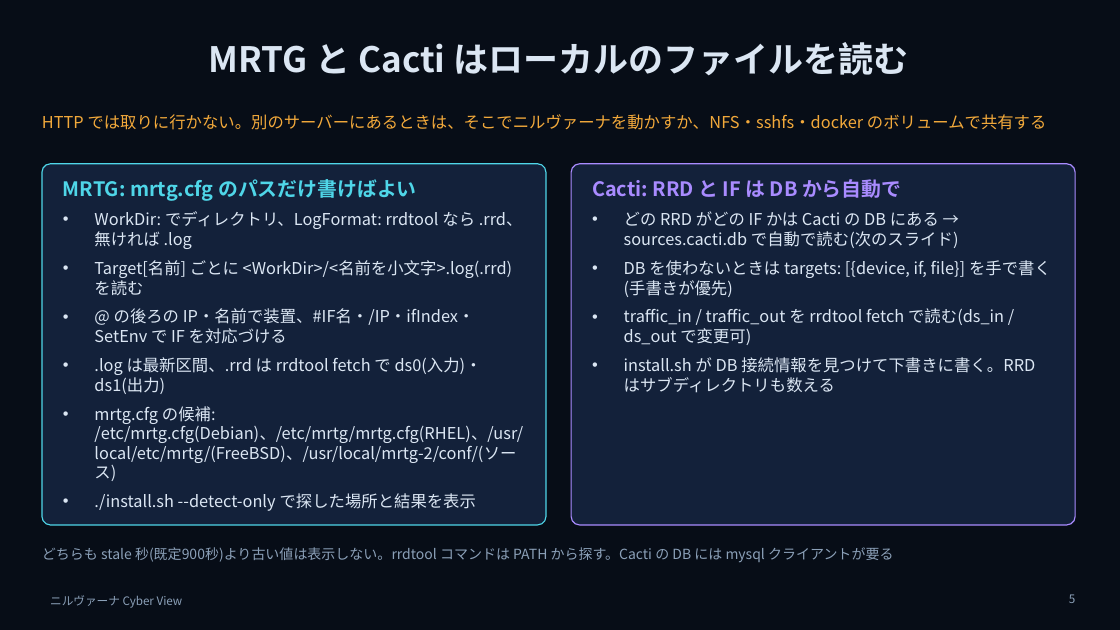
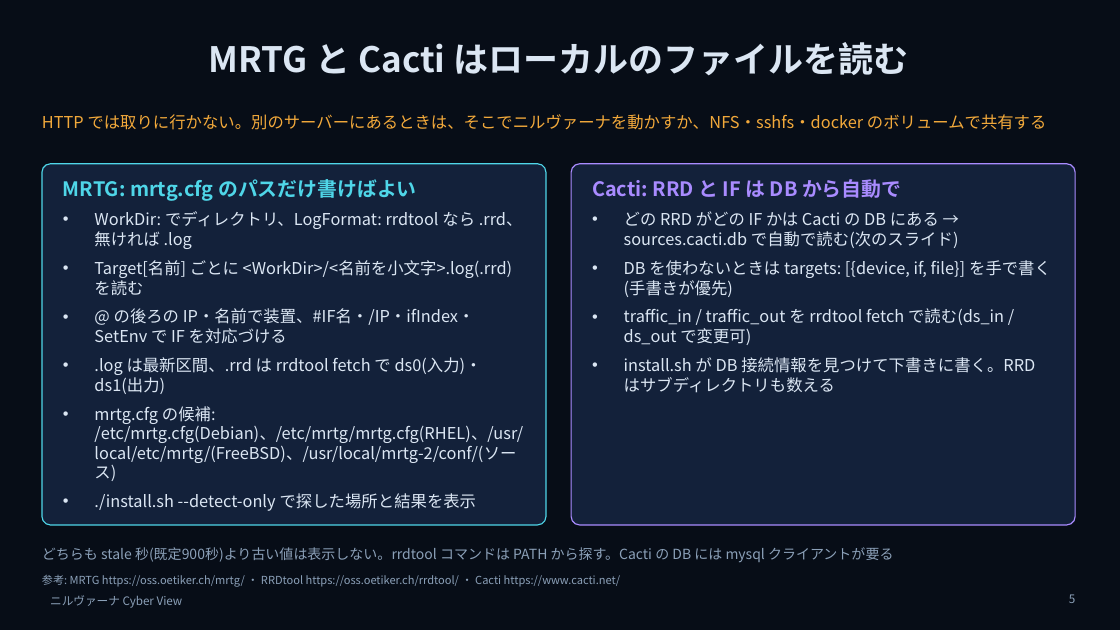
Before and after one commit to w-index-m/network-lab-emulator, a slide deck: slide 5 of docs/nirvana-introduction.pptx. Drawn at 1120x630 pixels with LibreOffice and Linux fonts; fonts in the diff are those of the drawing. Boxes give left, top, right and bottom in pixels: in the first picture for what was removed or moved away, otherwise in the second. Text is boxed around its words. In the diff, an @@ line names an element or a change of style, - is before the commit and + after.

```diff
--- a/docs/nirvana-introduction.pptx
+++ b/docs/nirvana-introduction.pptx
@@ text added at bbox=[42, 575, 621, 587], 9.5 pt, text #8BA0B8 @@
+参考: MRTG https://oss.oetiker.ch/mrtg/ ・ RRDtool https://oss.oetiker.ch/rrdtool/ ・ Cacti https://www.cacti.net/
```
Also in this commit, not shown: 4 other slides changed, 1 slide added.
